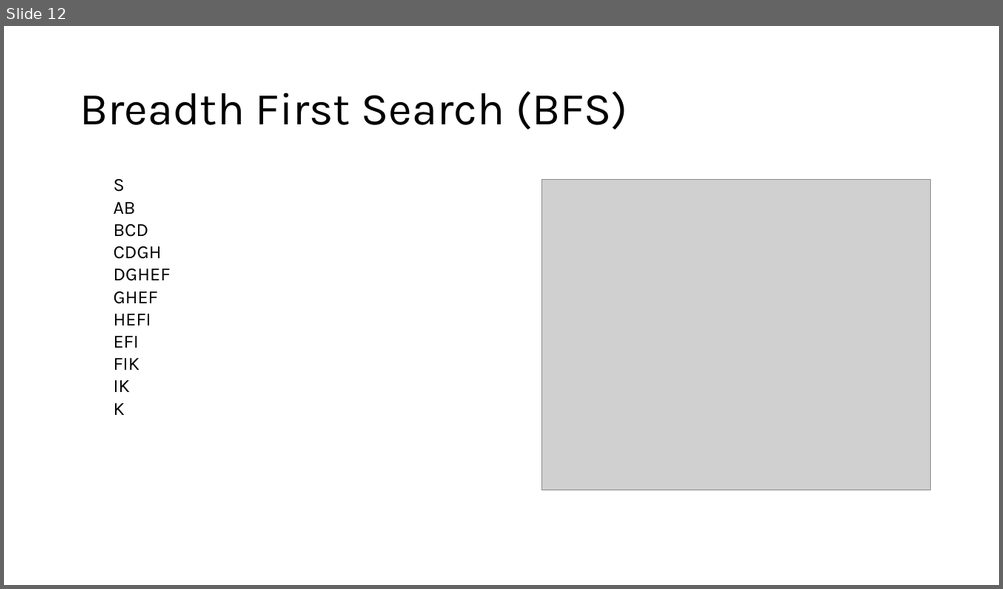
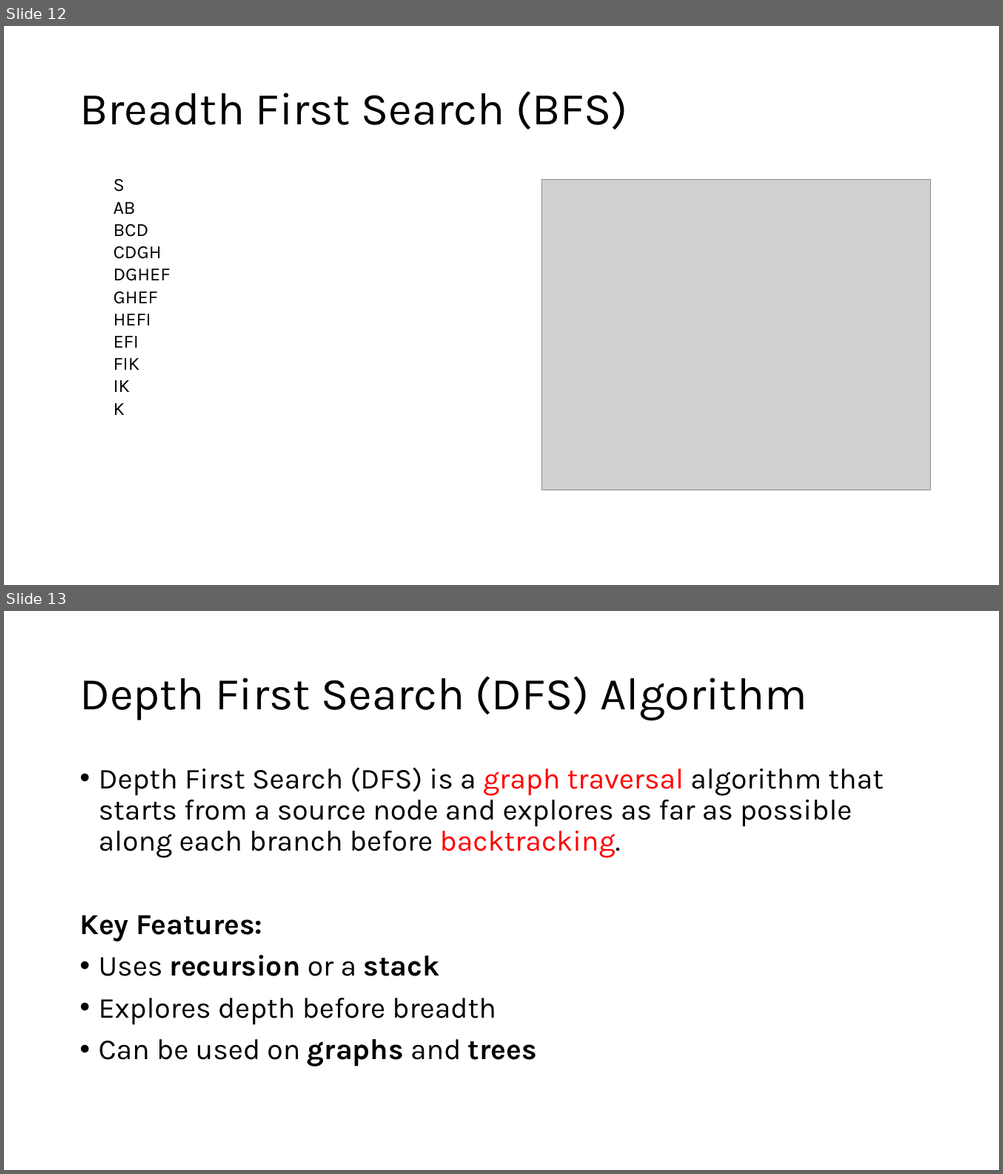
Before and after one commit to sdryasir/AI-Books, a slide deck: #1 Introduction to Artificial Intelligence (AI).pptx. Shown one above the other, each under a label of ours: slide 12 before the commit, slides 12 and 13 after it. The pictures are 1003x589 and 1003x1174 pixels, drawn with LibreOffice and Linux fonts; fonts in the diff are those of the drawing; grey boxes stand for pictures. Boxes give left, top, right and bottom in pixels: in the first picture for what was removed or moved away, otherwise in the second. Text is boxed around its words. In the diff, an @@ line names an element or a change of style, - is before the commit and + after.

```diff
--- a/#1 Introduction to Artificial Intelligence (AI).pptx
+++ b/#1 Introduction to Artificial Intelligence (AI).pptx
@@ slide 13 added at box(4, 611, 999, 1170), background #FFFFFF @@
@@ title added at box(79, 676, 806, 721), 44 pt, text #000000 @@
+Depth First Search (DFS) Algorithm
@@ text added at box(79, 767, 883, 1067), 28 pt, text #000000 @@
+• Depth First Search (DFS) is a graph traversal algorithm that starts from a source node and explores as far as possible along each branch before backtracking.
+Key Features:
+• Uses recursion or a stack
+• Explores depth before breadth
+• Can be used on graphs and trees
```
Also in this commit, not shown: 12 other slides added, 1 slide removed, 1 other file.
